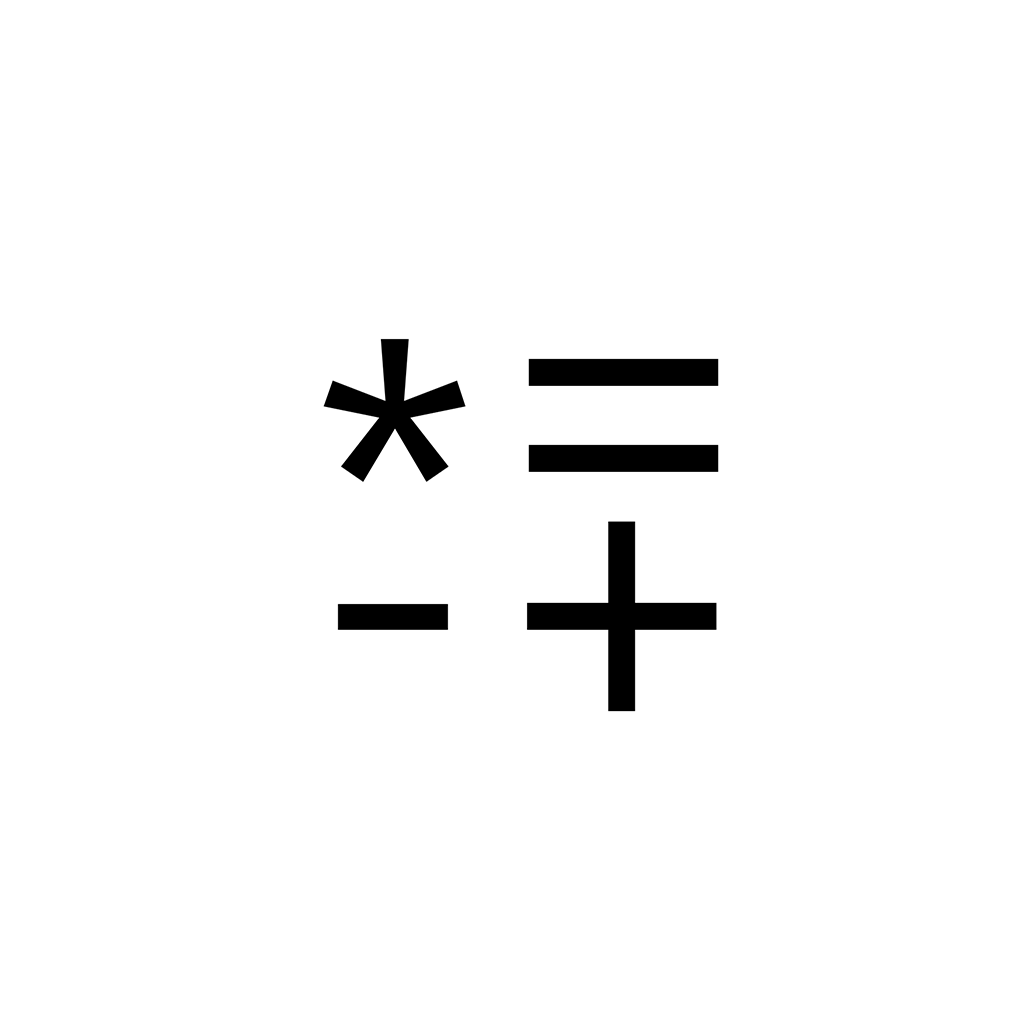
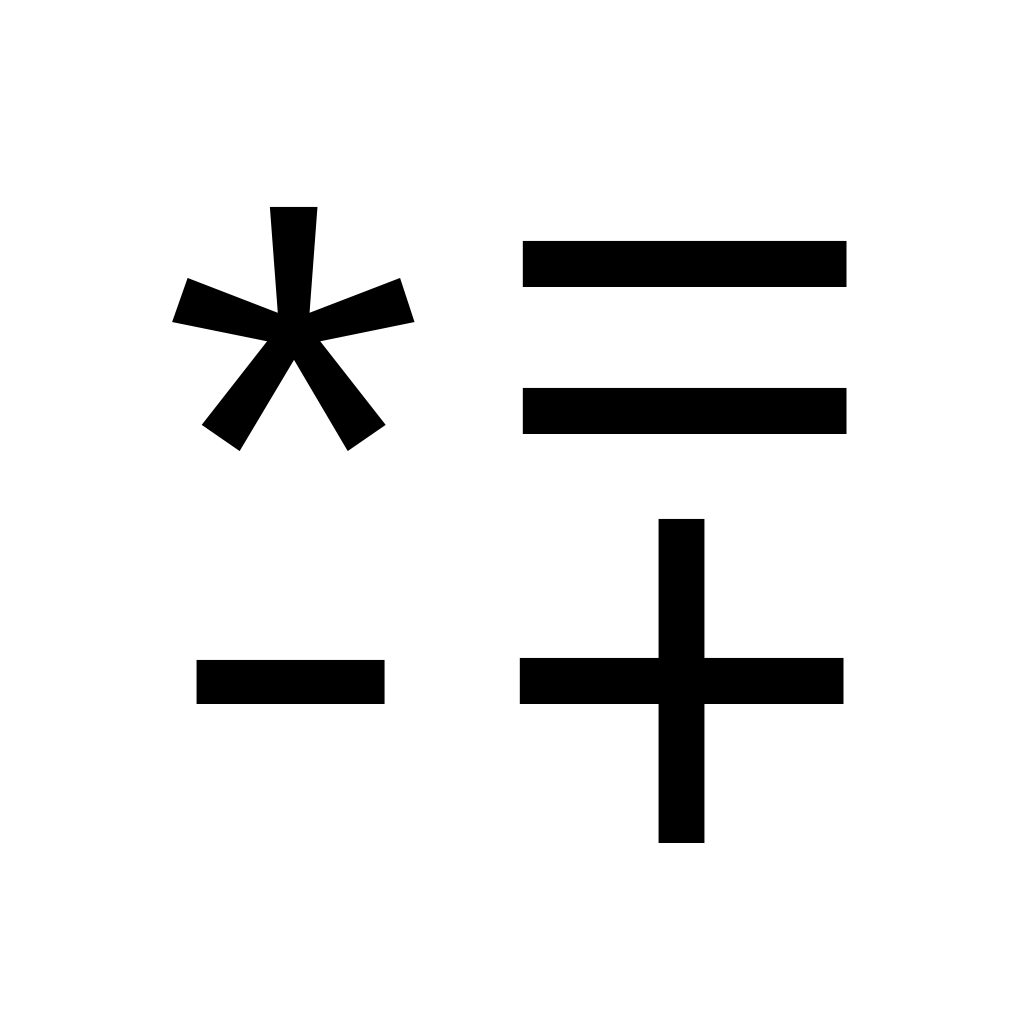
Before/after of a 1024×1024 layered artwork. What changed in the layer stack:
hid group "splash-icon | adaptive-icon" (4 layers) over [172, 206, 847, 843]
painted on "icon" (1st of 2, in "splash-icon | adaptive-icon"), masked it over [223, 218, 822, 817]
showed group "Icon" (6 layers) over [172, 206, 847, 843]
moved "Background" (2nd of 2, in "Icon") into group "Icon" over [172, 206, 847, 843]
